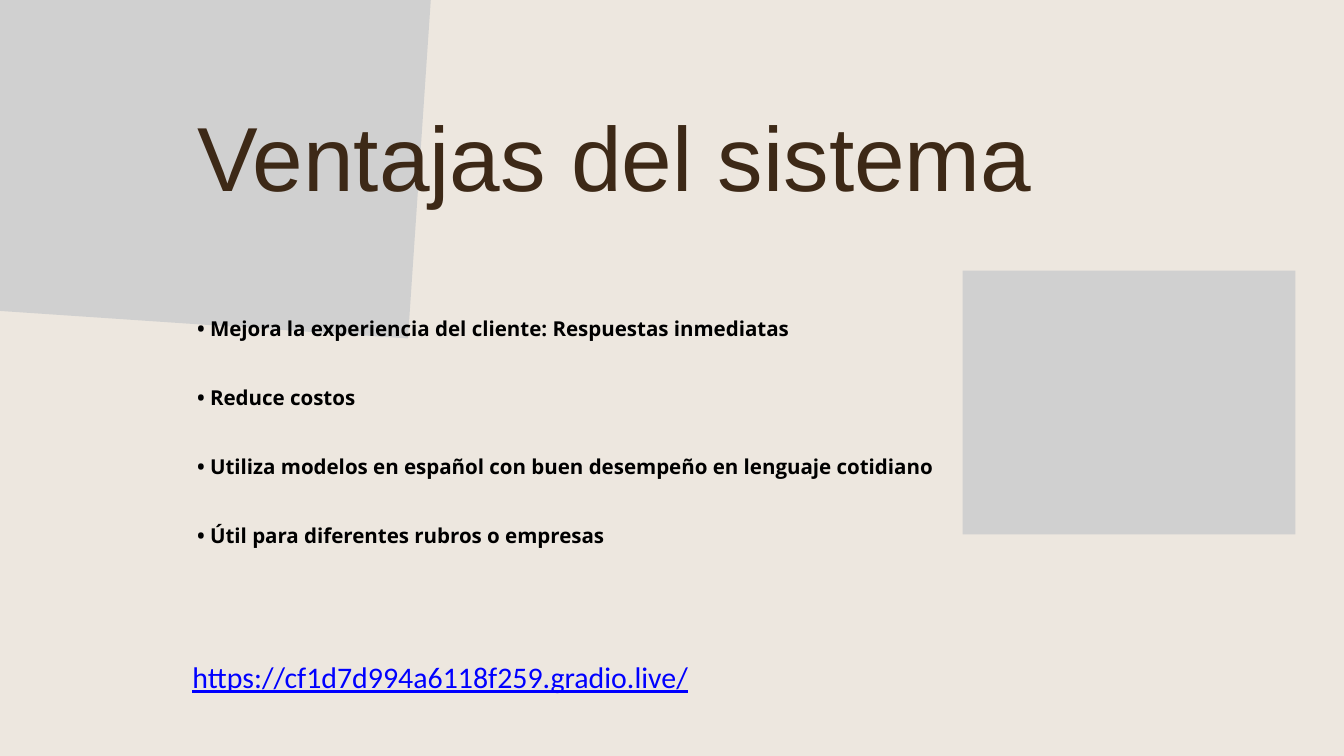
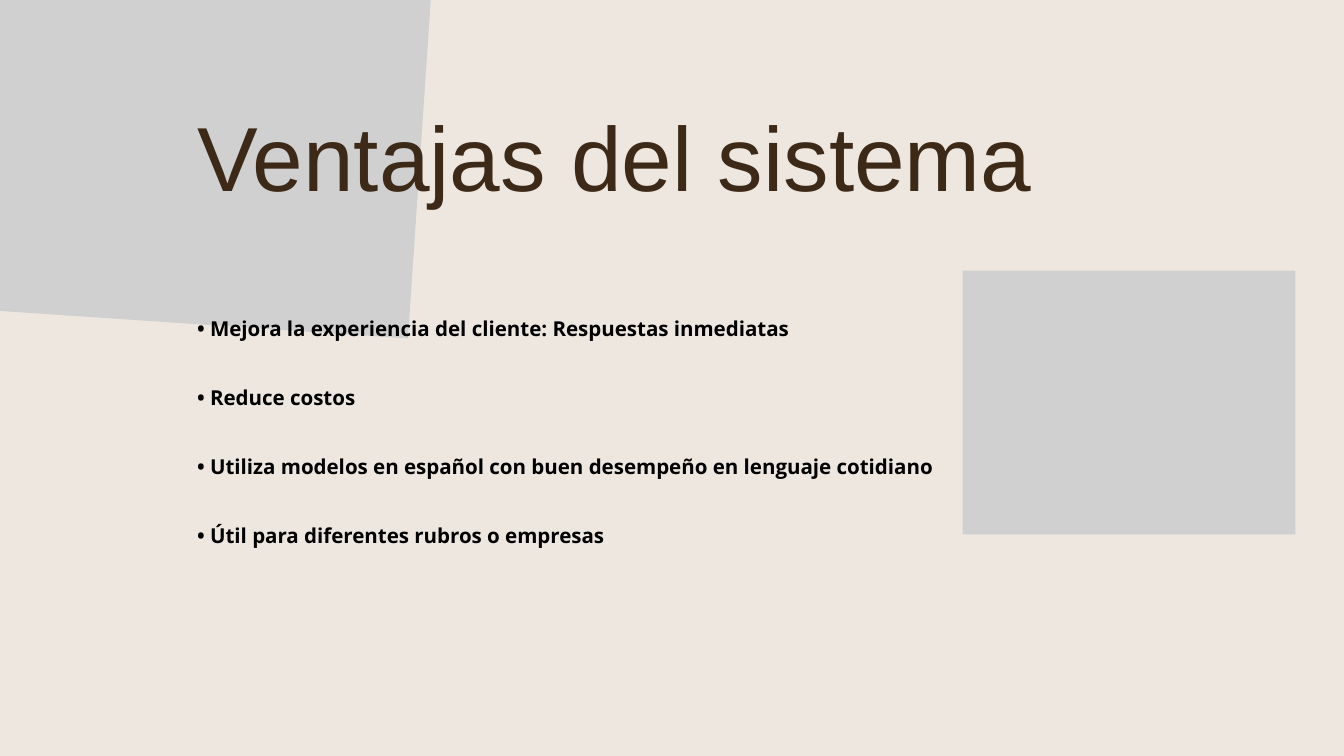
Before and after one commit to diegodulcich/TPH, a slide deck: slide 4 of TP9 - TP INTEGRADOR/presentación-final.TPH.pptx. Drawn at 1344x756 pixels with LibreOffice and Linux fonts; fonts in the diff are those of the drawing; grey boxes stand for pictures. Boxes give left, top, right and bottom in pixels: in the first picture for what was removed or moved away, otherwise in the second. Text is boxed around its words. In the diff, an @@ line names an element or a change of style, - is before the commit and + after.

```diff
--- a/TP9 - TP INTEGRADOR/presentación-final.TPH.pptx
+++ b/TP9 - TP INTEGRADOR/presentación-final.TPH.pptx
@@ text removed at (x1=192, y1=667, x2=687, y2=693) @@
-https://cf1d7d994a6118f259.gradio.live/
```
Also in this commit, not shown: 2 other slides changed, 1 other file.
